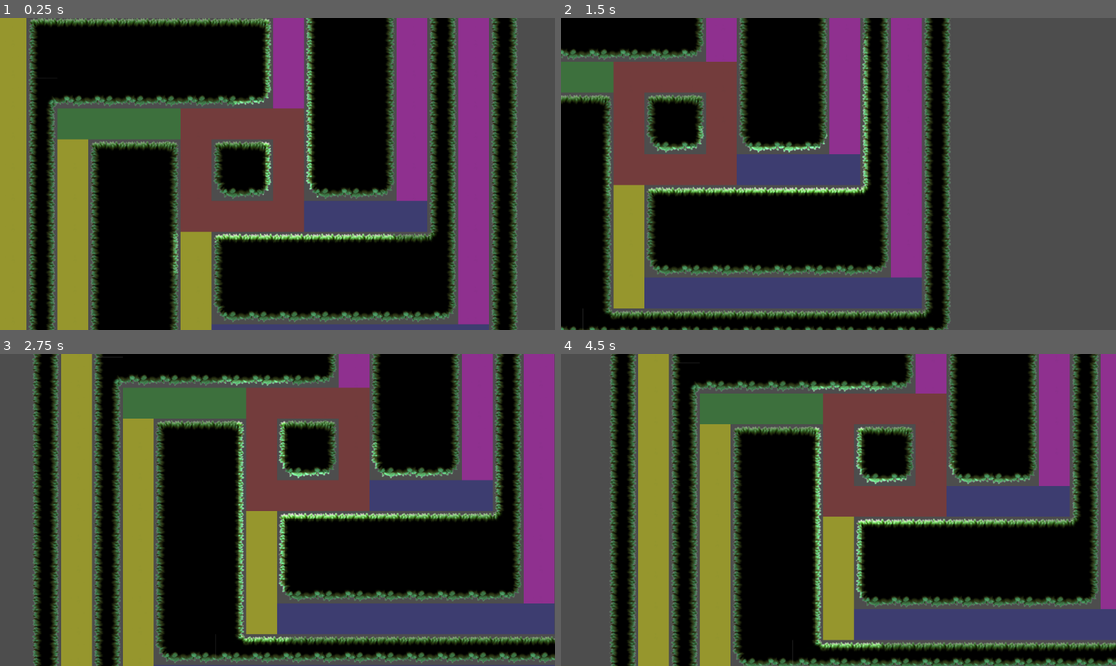
Above: before the commit, frames 1-4 (two rows, left to right).
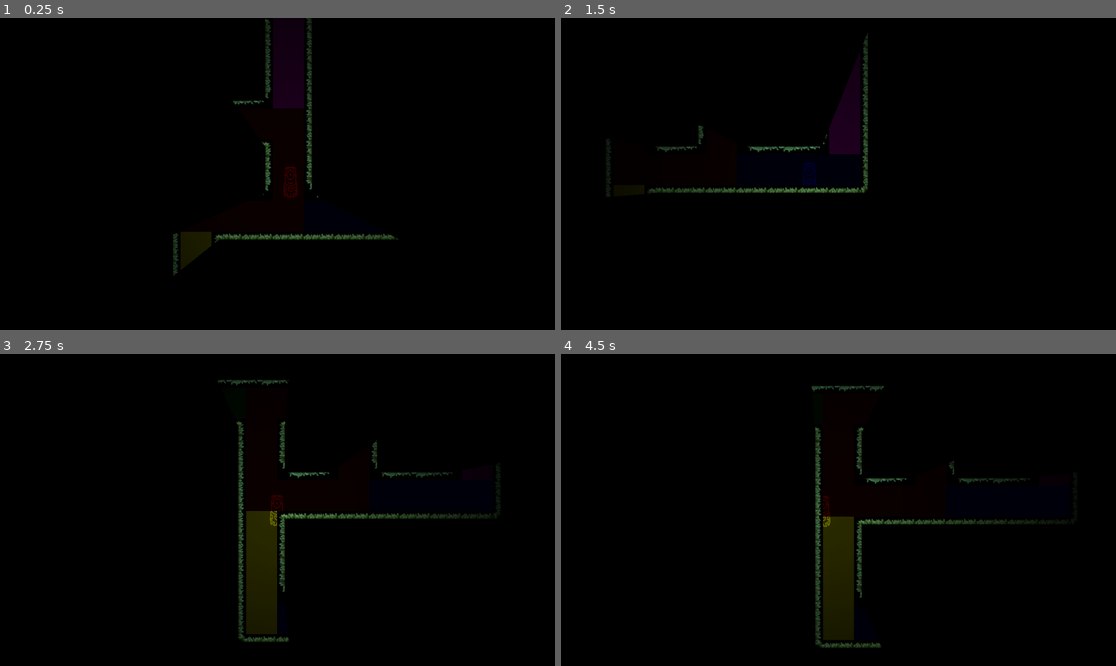
Above: after the commit, the same moments.

Repository: kit-solent/refrigerate
Game: Godot game, scene res://core/ingame.tscn
The game is run twice, just before and just after one commit, with the same random seed, the same clock (stepped at 60 frames per second) and the same inputs.
Inputs:
- Up to frame 1 (0.25 s): no input
- Up to frame 2 (1.5 s): hold Right (player right) 0.53-1.28 s; tap Up (player jump) at 0.77 s; hold Left (player left) from 1.28 s (still down)
- Up to frame 3 (2.75 s): tap Up (player jump) at 1.52 s; release Left (player left) at 2.03 s; hold Right (player right) from 2.03 s (still down)
- Up to frame 4 (4.5 s): tap Up (player jump) at 3.02, 3.77 s; release Right (player right) at 3.53 s; hold Left (player left) from 3.53 s (still down)

The runs differ from the first frame. In frame 1, 59% of the frame differs, in the area x 0-100%, y 0-100%; in frame 2, 71%; in frame 3, 65%; in frame 4, 64%.

Commit message:
SaveBot commit at 2024-07-10 17:06:56

Diff:
--- a/core/ingame.gd
+++ b/core/ingame.gd
@@ -1,8 +1,8 @@
 extends Control
-@onready var camera_target=$h_box_container/view/view/world/players/player
+@onready var camera_target=$h_box_container/panel/view/view/world/players/player
 
 func _ready():
 	pass
 
 func _process(_delta):
-	$h_box_container/view/view/world/meta/camera.global_transform=camera_target.global_transform
+	$h_box_container/panel/view/view/world/meta/camera.global_transform=camera_target.global_transform
--- a/core/ingame.tscn
+++ b/core/ingame.tscn
@@ -1,5 +1,6 @@
-[gd_scene load_steps=4 format=3 uid="uid://c1dv2h730m0gk"]
+[gd_scene load_steps=5 format=3 uid="uid://c1dv2h730m0gk"]
 
+[ext_resource type="Theme" uid="uid://eqk6sg10ucwa" path="res://core/resources/theme.tres" id="1_sdiib"]
 [ext_resource type="Script" path="res://core/ingame.gd" id="1_ul41f"]
 [ext_resource type="PackedScene" uid="uid://d0un0qo6u4dpf" path="res://core/player/player.tscn" id="2_nqatk"]
 [ext_resource type="PackedScene" uid="uid://c6awmk0g3vary" path="res://core/map.tscn" id="3_grcy3"]
@@ -11,6 +12,7 @@
 anchor_bottom = 1.0
 grow_horizontal = 2
 grow_vertical = 2
+theme = ExtResource("1_sdiib")
 script = ExtResource("1_ul41f")
 
 [node name="h_box_container" type="HBoxContainer" parent="."]
@@ -21,41 +23,45 @@
 grow_horizontal = 2
 grow_vertical = 2
 
-[node name="view" type="SubViewportContainer" parent="h_box_container"]
+[node name="panel" type="PanelContainer" parent="h_box_container"]
+layout_mode = 2
+size_flags_horizontal = 3
+
+[node name="view" type="SubViewportContainer" parent="h_box_container/panel"]
 layout_mode = 2
 size_flags_horizontal = 3
 stretch = true
 
-[node name="view" type="SubViewport" parent="h_box_container/view"]
+[node name="view" type="SubViewport" parent="h_box_container/panel/view"]
+transparent_bg = true
 handle_input_locally = false
-size = Vector2i(2, 2)
+size = Vector2i(1152, 648)
 render_target_update_mode = 4
 
-[node name="world" type="Node2D" parent="h_box_container/view/view"]
+[node name="world" type="Node2D" parent="h_box_container/panel/view/view"]
 
-[node name="meta" type="Node2D" parent="h_box_container/view/view/world"]
+[node name="meta" type="Node2D" parent="h_box_container/panel/view/view/world"]
 
-[node name="darkener" type="CanvasModulate" parent="h_box_container/view/view/world/meta"]
-visible = false
+[node name="darkener" type="CanvasModulate" parent="h_box_container/panel/view/view/world/meta"]
 color = Color(0, 0, 0, 1)
 
-[node name="camera" type="Camera2D" parent="h_box_container/view/view/world/meta"]
+[node name="camera" type="Camera2D" parent="h_box_container/panel/view/view/world/meta"]
 ignore_rotation = false
 position_smoothing_enabled = true
 
-[node name="mode_overides" type="Node2D" parent="h_box_container/view/view/world/meta"]
+[node name="mode_overides" type="Node2D" parent="h_box_container/panel/view/view/world/meta"]
 
-[node name="temp" type="Node2D" parent="h_box_container/view/view/world"]
+[node name="temp" type="Node2D" parent="h_box_container/panel/view/view/world"]
 
-[node name="terrain" type="Node2D" parent="h_box_container/view/view/world"]
+[node name="terrain" type="Node2D" parent="h_box_container/panel/view/view/world"]
 
-[node name="collectables" type="Node2D" parent="h_box_container/view/view/world"]
+[node name="collectables" type="Node2D" parent="h_box_container/panel/view/view/world"]
 
-[node name="enemys" type="Node2D" parent="h_box_container/view/view/world"]
+[node name="enemys" type="Node2D" parent="h_box_container/panel/view/view/world"]
 
-[node name="players" type="Node2D" parent="h_box_container/view/view/world"]
+[node name="players" type="Node2D" parent="h_box_container/panel/view/view/world"]
 
-[node name="player" parent="h_box_container/view/view/world/players" instance=ExtResource("2_nqatk")]
+[node name="player" parent="h_box_container/panel/view/view/world/players" instance=ExtResource("2_nqatk")]
 position = Vector2(100, 0)
 
-[node name="map" parent="h_box_container/view/view/world" instance=ExtResource("3_grcy3")]
+[node name="map" parent="h_box_container/panel/view/view/world" instance=ExtResource("3_grcy3")]
--- a/core/player/player.tscn
+++ b/core/player/player.tscn
@@ -34,11 +34,11 @@
 
 [node name="light" type="PointLight2D" parent="."]
 shadow_enabled = true
+shadow_color = Color(0, 0, 0, 1)
 texture = SubResource("GradientTexture2D_xqc1v")
 texture_scale = 20.0
 
 [node name="sprite" type="Sprite2D" parent="."]
-visible = false
 scale = Vector2(0.0965795, 0.128773)
 texture = ExtResource("2_xcf2i")
 
--- a/core/resources/theme.tres
+++ b/core/resources/theme.tres
@@ -1,6 +1,13 @@
-[gd_resource type="Theme" load_steps=2 format=3 uid="uid://eqk6sg10ucwa"]
+[gd_resource type="Theme" load_steps=3 format=3 uid="uid://eqk6sg10ucwa"]
 
 [ext_resource type="FontFile" uid="uid://4dgbqqukt8q1" path="res://core/resources/arial.ttf" id="1_yiw1e"]
 
+[sub_resource type="StyleBoxFlat" id="StyleBoxFlat_dwhqs"]
+bg_color = Color(0, 0, 0, 1)
+border_color = Color(1, 1, 1, 1)
+corner_detail = 1
+anti_aliasing = false
+
 [resource]
 default_font = ExtResource("1_yiw1e")
+PanelContainer/styles/panel = SubResource("StyleBoxFlat_dwhqs")
